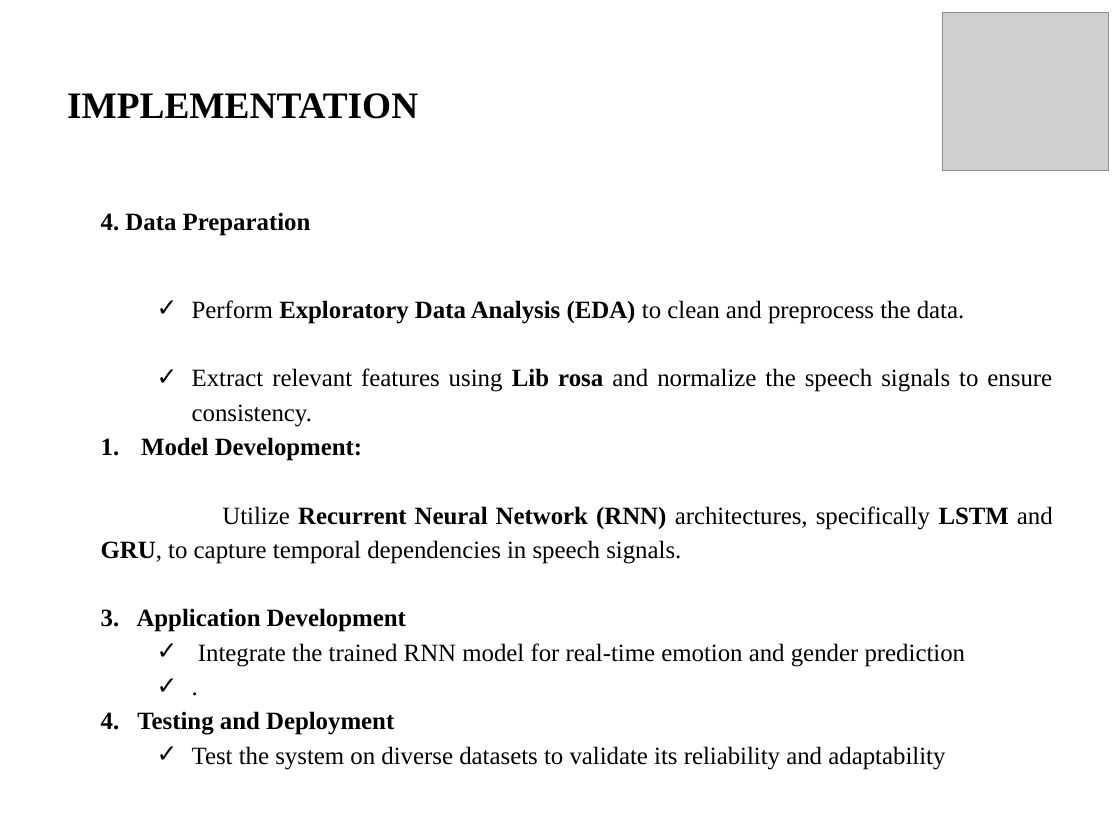
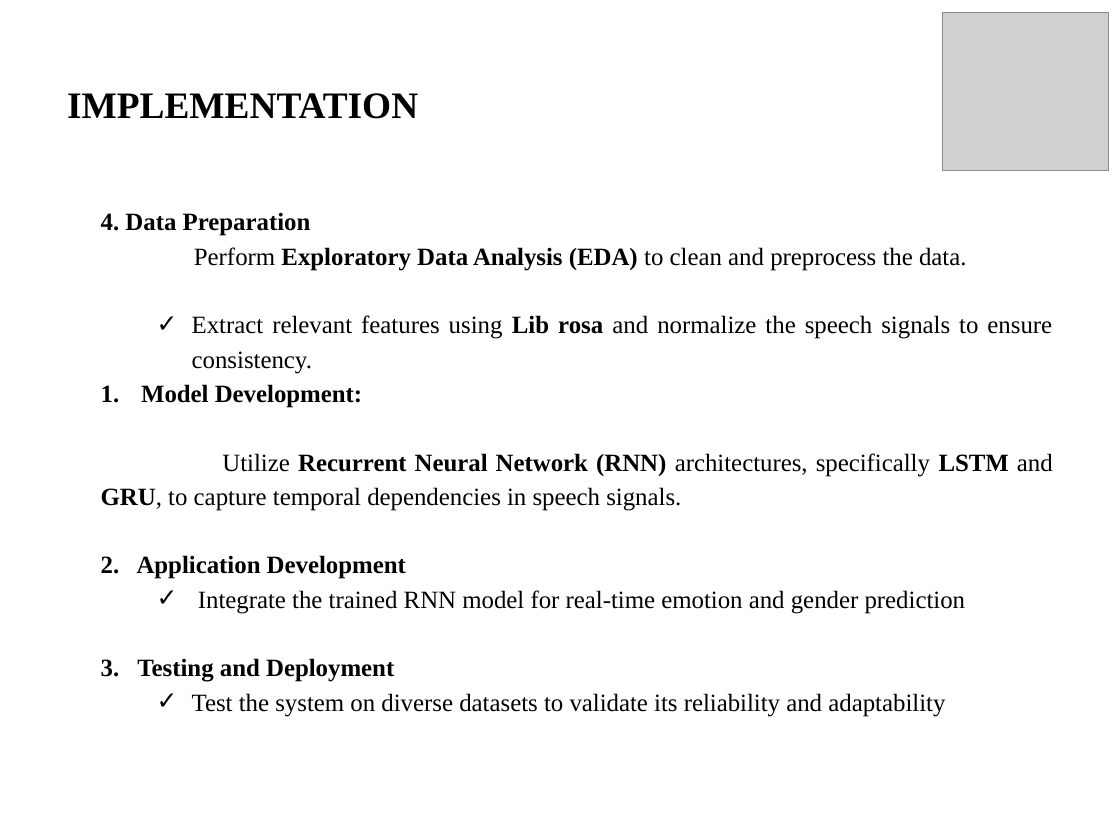
Before and after one commit to URK21CS1175/Speech-Emotion-and-Gender-Recognition-using-Hybrid-Models, a slide deck: slide 10 of Speech emotion analysis gender prediction ppt new.pptx. Drawn at 1120x840 pixels with LibreOffice and Linux fonts; fonts in the diff are those of the drawing; grey boxes stand for pictures. Boxes give left, top, right and bottom in pixels: in the first picture for what was removed or moved away, otherwise in the second. Text is boxed around its words. In the diff, an @@ line names an element or a change of style, - is before the commit and + after.

```diff
--- a/Speech emotion analysis gender prediction ppt new.pptx
+++ b/Speech emotion analysis gender prediction ppt new.pptx
@@ text at [194, 247, 967, 271]: bullet ✓ to none @@
@@ text at [101, 555, 406, 579]: text changed @@
-3. Application Development
+2. Application Development
@@ text at [101, 658, 394, 682]: text changed @@
-  ✓ .
-4. Testing and Deployment
+3. Testing and Deployment
```
Also in this commit, not shown: 4 other slides changed, 4 slides added.
